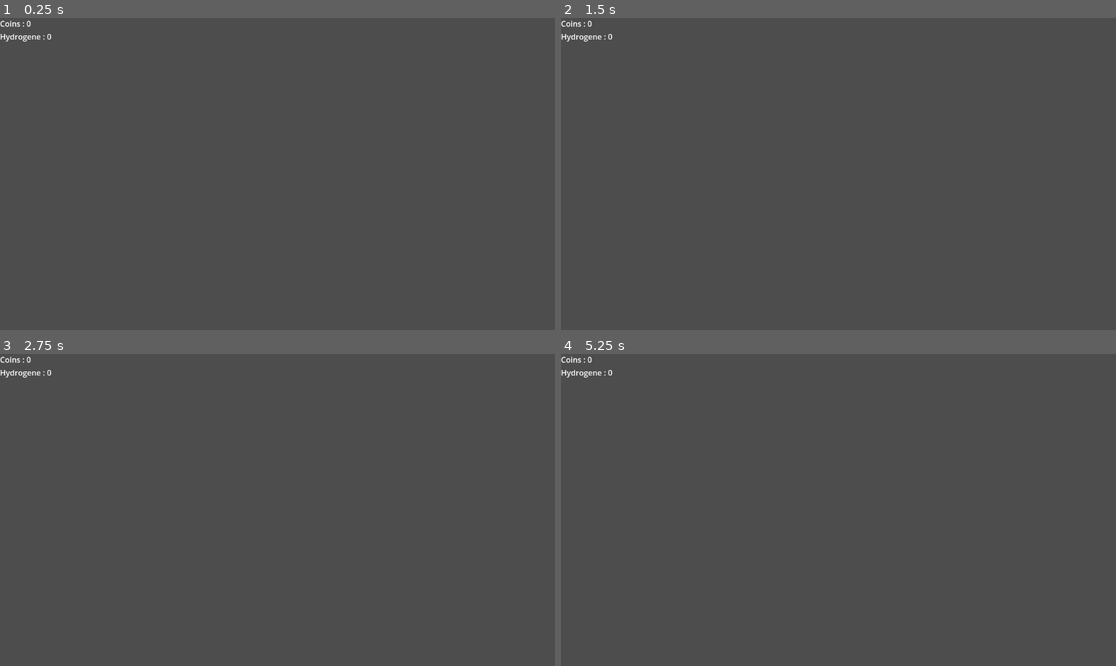
Above: before the commit, frames 1-4 (two rows, left to right).
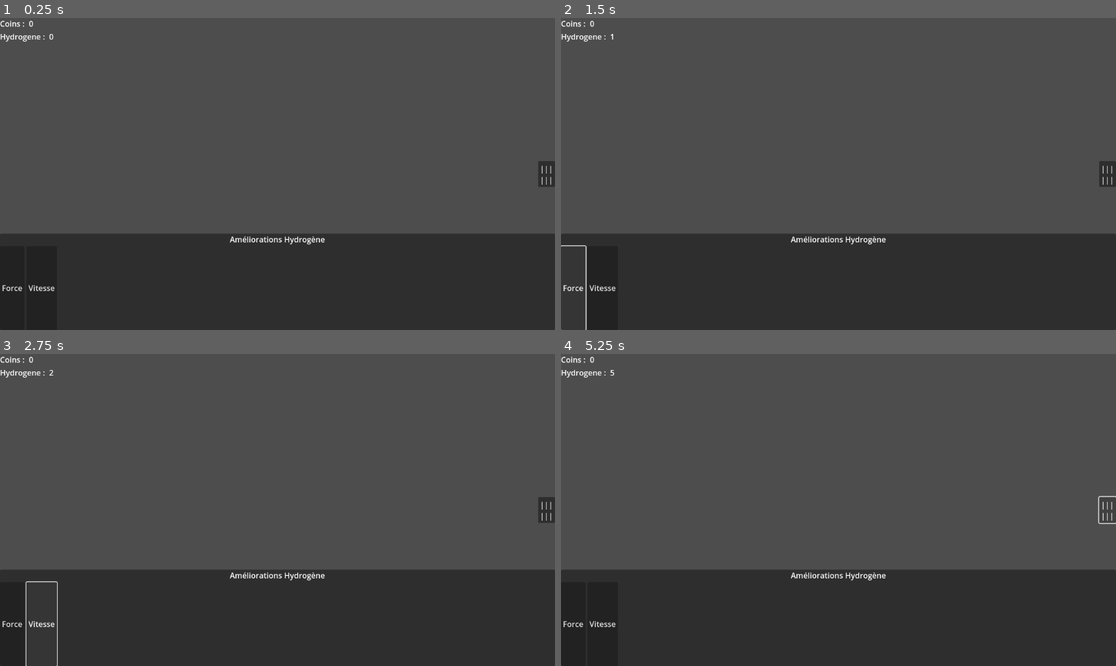
Above: after the commit, the same moments.

Repository: loquils/ASE
Game: Godot game, scene res://Game.tscn
Same seed, same stepped clock (60 frames per second), same inputs: the game is played once before the commit and once after it.
Inputs (mouse positions are in pixels of both pictures, inside the frame that each line leads up to):
- Up to frame 1 (0.25 s): no input
- Up to frame 2 (1.5 s): click (1104, 174) at 0.5 s, where only the run after the commit has a clickable "||| |||"; click (572, 289) at 1.25 s, where only the run after the commit has a clickable "Force"
- Up to frame 3 (2.75 s): click (44, 625) at 2 s, where only the run after the commit has a clickable "Vitesse"
- Up to frame 4 (5.25 s): click (1104, 510) at 2.75 s, where only the run after the commit has a clickable "||| |||"; click (572, 625) at 3.5 s, where only the run after the commit has a clickable "Force"; click (605, 625) at 4.25 s, where only the run after the commit has a clickable "Vitesse"; click (1104, 510) at 5 s, where only the run after the commit has a clickable "||| |||"

The runs differ from the first frame. In frame 1, 31% of the frame differs, in the area x 0-100%, y 0-100%; in frame 2, 30%; in frame 3, 29%; in frame 4, 31%.
Error after the commit: Invalid access to property or key 'visible' on a base object of type 'null instance'. (res://Game.gd:20)

Commit message:
Début + Interface
Création menu lvl up
Création atome hydrogène
Début test avec  le prix des augmentes
Début interface avec les quantités
A faire : continuer l'augmentation des niveaux :)

Diff:
--- /dev/null
+++ b/Game/Game.gd
@@ -0,0 +1,27 @@
+extends Control
+
+var Coins
+var QuantiteesAtomes = {"hydrogene" : 0}
+var NiveauHydrogene
+var CoefficientsHydrogene
+var PrixHydrogene
+
+func _ready():
+	Coins = 0
+	NiveauHydrogene = {"Force" : 0, "Vitesse" : 0}
+	CoefficientsHydrogene = {"Force" : 0.15, "Vitesse" : 0.10}
+	PrixHydrogene = {"Force" : [0,10,100,1000,10000], "Vitesse" : [0,10,100,1000,10000]}
+
+func _process(_delta):
+	$ParticulesContainer/HBoxContainer/Coins.text = str(Coins)
+	$ParticulesContainer/HBoxContainer2/Hydrogene.text = str(QuantiteesAtomes["hydrogene"])
+
+func _on_bouton_menu_pressed():
+	$MenuAugmentation.visible = !$MenuAugmentation.visible
+
+func _on_main_timer_timeout():
+	QuantiteesAtomes["hydrogene"] += 1 + (NiveauHydrogene["Force"] * CoefficientsHydrogene["Force"]) + (NiveauHydrogene["Vitesse"] * CoefficientsHydrogene["Vitesse"])
+
+
+func _on_amelio_force_pressed():
+	pass # Replace with function body.
--- a/Game/Game.tscn
+++ b/Game/Game.tscn
@@ -1,4 +1,6 @@
-[gd_scene format=3 uid="uid://jwctjc5cvudy"]
+[gd_scene load_steps=2 format=3 uid="uid://jwctjc5cvudy"]
+
+[ext_resource type="Script" path="res://Game.gd" id="1_324jq"]
 
 [node name="Game" type="Control"]
 layout_mode = 3
@@ -7,16 +9,99 @@
 anchor_bottom = 1.0
 grow_horizontal = 2
 grow_vertical = 2
+script = ExtResource("1_324jq")
+
+[node name="MainTimer" type="Timer" parent="."]
+autostart = true
+
+[node name="BoutonMenu" type="Button" parent="."]
+layout_mode = 1
+anchors_preset = 6
+anchor_left = 1.0
+anchor_top = 0.5
+anchor_right = 1.0
+anchor_bottom = 0.5
+offset_left = -35.0
+offset_top = -27.0
+offset_bottom = 27.0
+grow_horizontal = 0
+grow_vertical = 2
+text = "|||
+|||"
 
 [node name="ParticulesContainer" type="VBoxContainer" parent="."]
 layout_mode = 0
 offset_right = 40.0
 offset_bottom = 40.0
 
-[node name="Coins" type="Label" parent="ParticulesContainer"]
+[node name="HBoxContainer" type="HBoxContainer" parent="ParticulesContainer"]
 layout_mode = 2
-text = "Coins : 0"
 
-[node name="Hydrogene" type="Label" parent="ParticulesContainer"]
+[node name="Label" type="Label" parent="ParticulesContainer/HBoxContainer"]
 layout_mode = 2
-text = "Hydrogene : 0"
+text = "Coins : "
+
+[node name="Coins" type="Label" parent="ParticulesContainer/HBoxContainer"]
+layout_mode = 2
+text = "0"
+
+[node name="HBoxContainer2" type="HBoxContainer" parent="ParticulesContainer"]
+layout_mode = 2
+
+[node name="Label" type="Label" parent="ParticulesContainer/HBoxContainer2"]
+layout_mode = 2
+text = "Hydrogene : "
+
+[node name="Hydrogene" type="Label" parent="ParticulesContainer/HBoxContainer2"]
+layout_mode = 2
+text = "0"
+
+[node name="MenuHydrogene" type="Control" parent="."]
+layout_mode = 1
+anchors_preset = 12
+anchor_top = 1.0
+anchor_right = 1.0
+anchor_bottom = 1.0
+offset_top = -200.0
+grow_horizontal = 2
+grow_vertical = 0
+
+[node name="Panel" type="Panel" parent="MenuHydrogene"]
+layout_mode = 1
+anchors_preset = 15
+anchor_right = 1.0
+anchor_bottom = 1.0
+grow_horizontal = 2
+grow_vertical = 2
+
+[node name="Label" type="Label" parent="MenuHydrogene/Panel"]
+layout_mode = 1
+anchors_preset = 10
+anchor_right = 1.0
+offset_bottom = 26.0
+grow_horizontal = 2
+text = "Améliorations Hydrogène"
+horizontal_alignment = 1
+
+[node name="HBoxContainer" type="HBoxContainer" parent="MenuHydrogene/Panel"]
+layout_mode = 1
+anchors_preset = 12
+anchor_top = 1.0
+anchor_right = 1.0
+anchor_bottom = 1.0
+offset_top = -174.0
+grow_horizontal = 2
+grow_vertical = 0
+
+[node name="AmelioForce" type="Button" parent="MenuHydrogene/Panel/HBoxContainer"]
+layout_mode = 2
+text = "Force"
+
+[node name="AmelioVitesse" type="Button" parent="MenuHydrogene/Panel/HBoxContainer"]
+layout_mode = 2
+text = "Vitesse"
+
+[connection signal="timeout" from="MainTimer" to="." method="_on_main_timer_timeout"]
+[connection signal="pressed" from="BoutonMenu" to="." method="_on_bouton_menu_pressed"]
+[connection signal="toggled" from="BoutonMenu" to="." method="_on_bouton_menu_toggled"]
+[connection signal="pressed" from="MenuHydrogene/Panel/HBoxContainer/AmelioForce" to="." method="_on_amelio_force_pressed"]
--- /dev/null
+++ b/Game/menu_augmentation_hydrogene.tscn
@@ -0,0 +1,42 @@
+[gd_scene format=3 uid="uid://cokkbmaop2kqa"]
+
+[node name="MenuAugmentation" type="Control"]
+layout_mode = 3
+anchor_top = 0.691
+anchor_right = 1.0
+anchor_bottom = 1.0
+offset_top = 0.231964
+grow_vertical = 0
+
+[node name="Panel" type="Panel" parent="."]
+layout_mode = 1
+anchors_preset = 15
+anchor_right = 1.0
+anchor_bottom = 1.0
+grow_horizontal = 2
+grow_vertical = 2
+
+[node name="Label" type="Label" parent="Panel"]
+layout_mode = 1
+anchors_preset = 10
+anchor_right = 1.0
+offset_bottom = 26.0
+grow_horizontal = 2
+text = "Améliorations Hydrogène"
+horizontal_alignment = 1
+
+[node name="HBoxContainer" type="HBoxContainer" parent="Panel"]
+layout_mode = 1
+anchors_preset = 15
+anchor_right = 1.0
+anchor_bottom = 1.0
+grow_horizontal = 2
+grow_vertical = 2
+
+[node name="AmelioVitesse" type="Button" parent="Panel/HBoxContainer"]
+layout_mode = 2
+text = "Vitesse"
+
+[node name="AmelioForce" type="Button" parent="Panel/HBoxContainer"]
+layout_mode = 2
+text = "Force"
